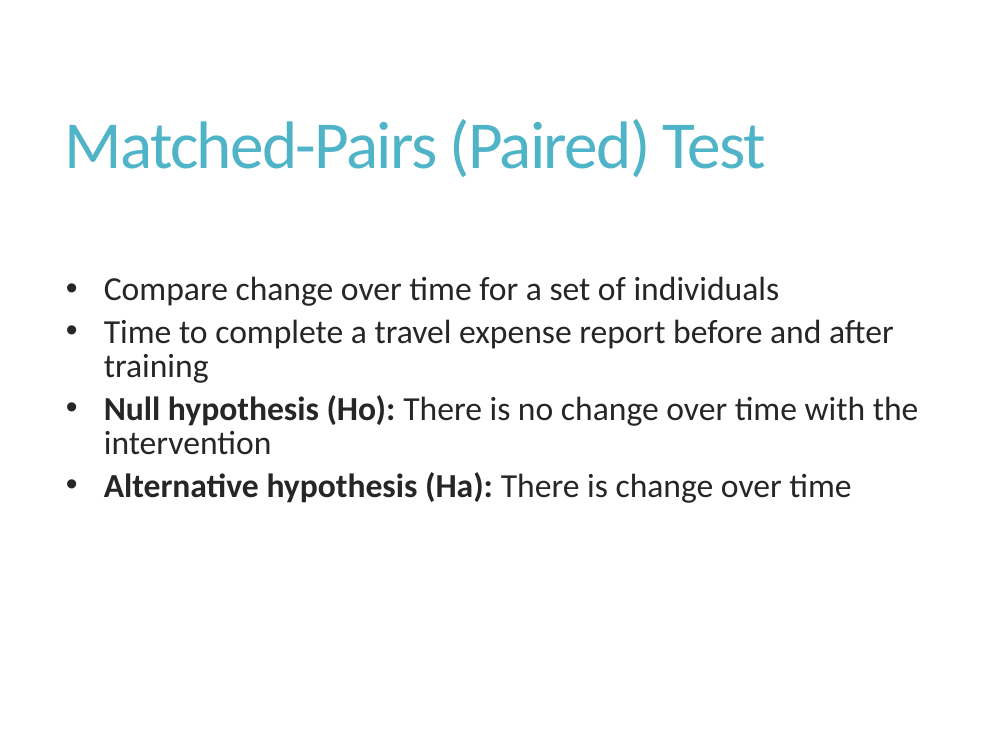
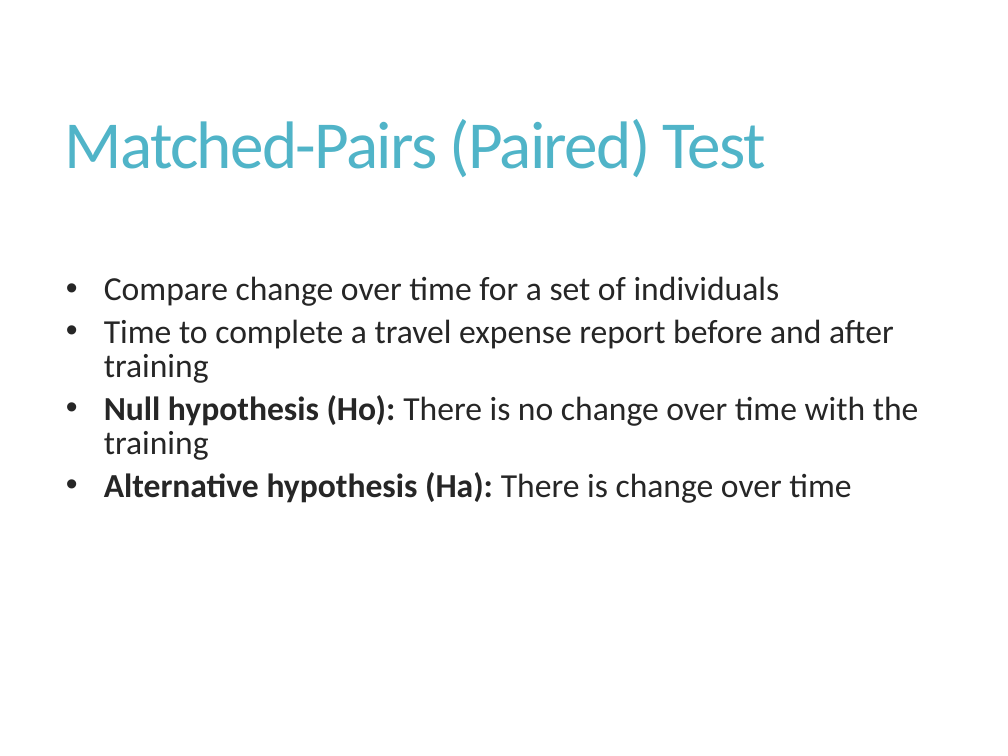
Before and after one commit to Chelsea-Myers/User_Experience_Research_Analytics, a slide deck: slide 13 of UXP_Presentations/UX_Hypothesis_Testing.pptx (slide 10 before the commit). Drawn at 1008x756 pixels with LibreOffice and Linux fonts; fonts in the diff are those of the drawing. Boxes give left, top, right and bottom in pixels: in the first picture for what was removed or moved away, otherwise in the second. Text is boxed around its words. In the diff, an @@ line names an element or a change of style, - is before the commit and + after.

```diff
--- a/UXP_Presentations/UX_Hypothesis_Testing.pptx
+++ b/UXP_Presentations/UX_Hypothesis_Testing.pptx
@@ text at (x1=104, y1=395, x2=919, y2=460): text changed @@
-  • Null hypothesis (Ho): There is no change over time with the intervention
+  • Null hypothesis (Ho): There is no change over time with the training
```
Also in this commit, not shown: 6 other slides changed, 5 slides added.
